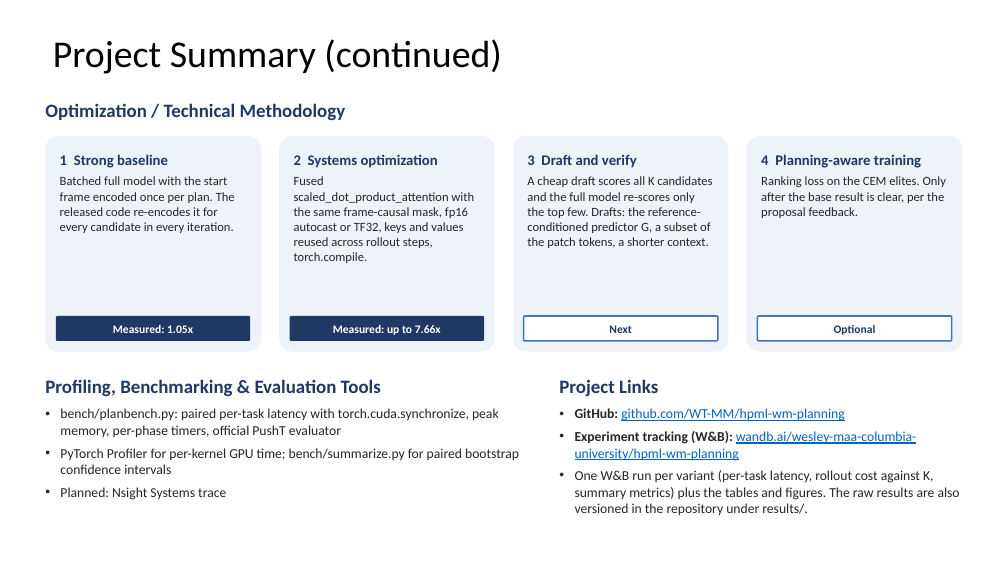
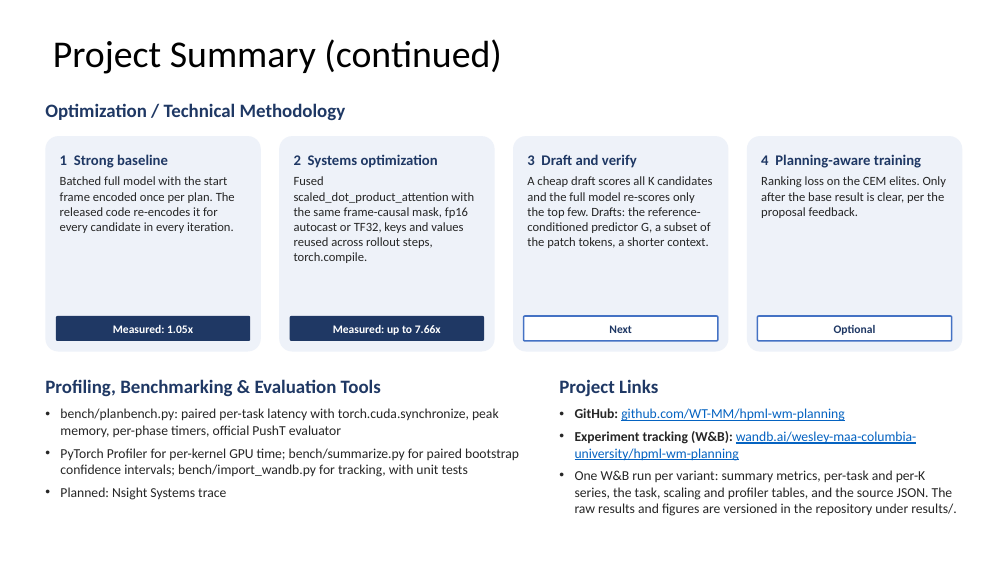
Before and after one commit to WT-MM/hpml-wm-planning, a slide deck: slide 3 of docs/HPML_Midpoint_Report_Team28.pptx. Drawn at 1008x567 pixels with LibreOffice and Linux fonts; fonts in the diff are those of the drawing. Boxes give left, top, right and bottom in pixels: in the first picture for what was removed or moved away, otherwise in the second. Text is boxed around its words. In the diff, an @@ line names an element or a change of style, - is before the commit and + after.

```diff
--- a/docs/HPML_Midpoint_Report_Team28.pptx
+++ b/docs/HPML_Midpoint_Report_Team28.pptx
@@ text at box(60, 448, 519, 477): text changed @@
-• PyTorch Profiler for per-kernel GPU time; bench/summarize.py for paired bootstrap confidence intervals
+• PyTorch Profiler for per-kernel GPU time; bench/summarize.py for paired bootstrap confidence intervals; bench/import_wandb.py for tracking, with unit tests
@@ text at box(575, 470, 957, 516): text changed @@
-• One W&B run per variant (per-task latency, rollout cost against K, summary metrics) plus the tables and figures. The raw results are also versioned in the repository under results/.
+• One W&B run per variant: summary metrics, per-task and per-K series, the task, scaling and profiler tables, and the source JSON. The raw results and figures are versioned in the repository under results/.
```
Also in this commit, not shown: 1 other file.
